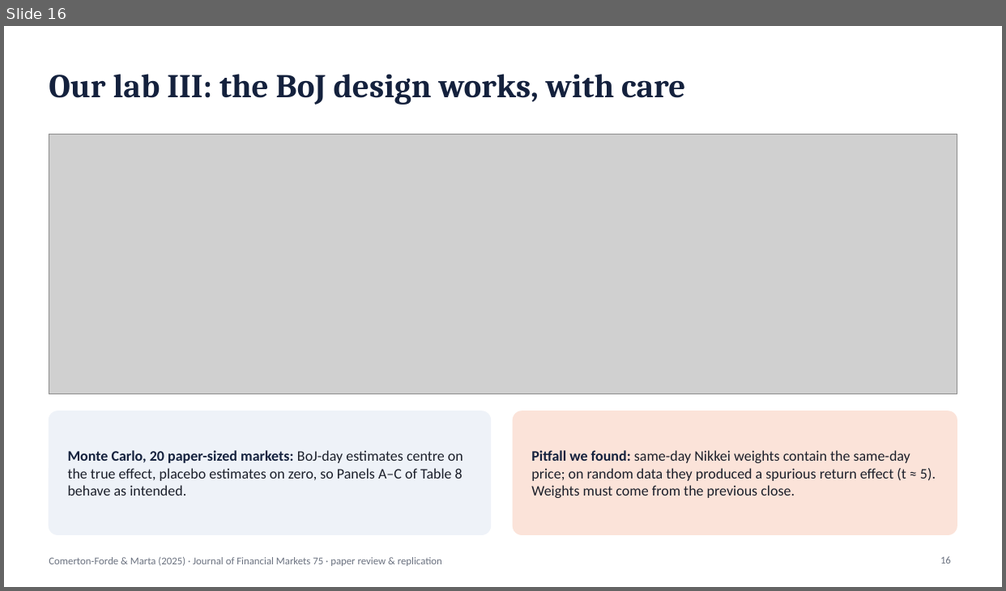
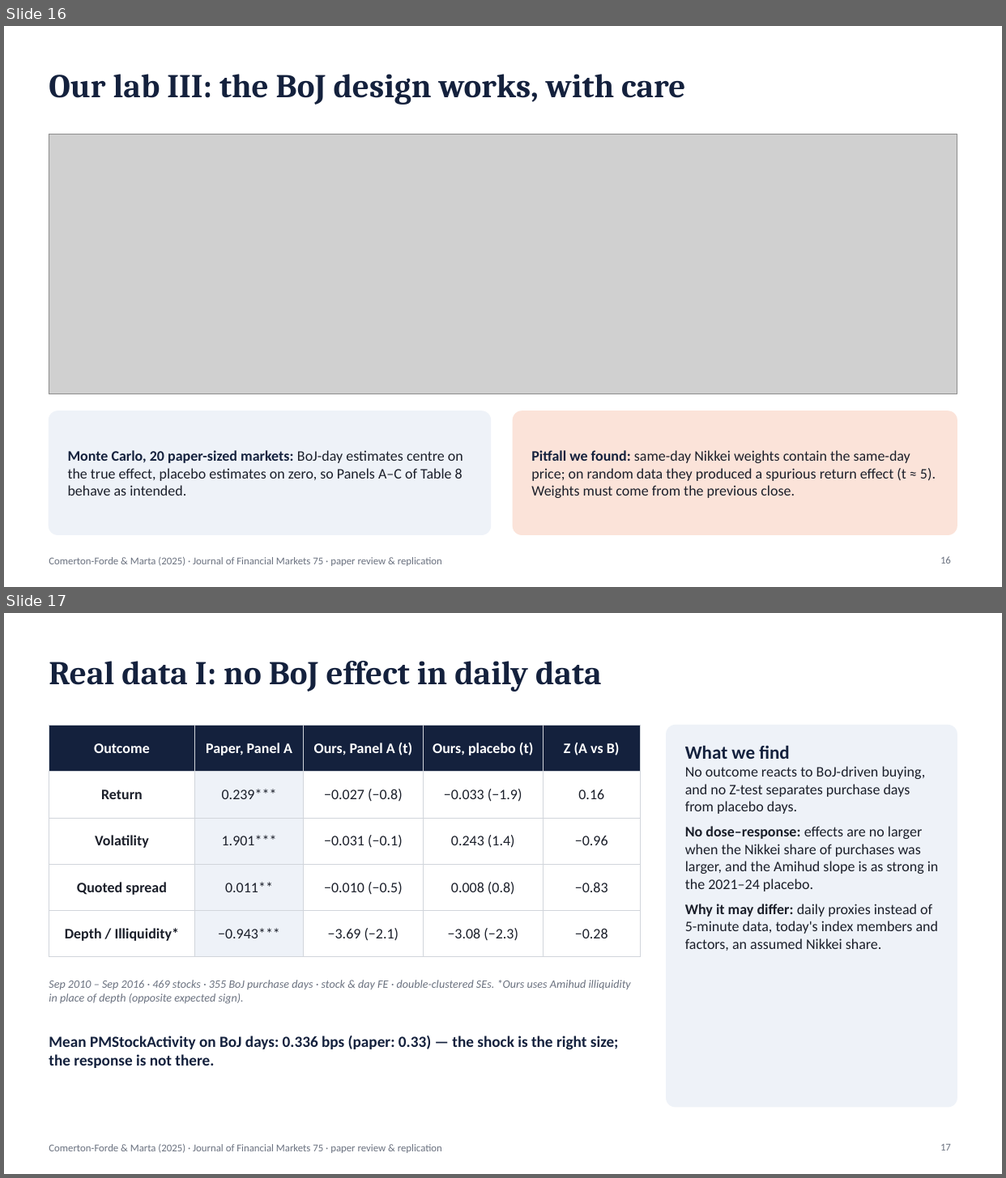
Before and after one commit to Mnntn/Finances, a slide deck: ETF_effects_The_role_of_primary_versus_secondary_market_activities/etf_effects_presentation.pptx. Shown one above the other, each under a label of ours: slide 16 before the commit, slides 16 and 17 after it. The pictures are 1006x591 and 1006x1178 pixels, drawn with LibreOffice and Linux fonts; fonts in the diff are those of the drawing; grey boxes stand for pictures. Boxes give left, top, right and bottom in pixels: in the first picture for what was removed or moved away, otherwise in the second. Text is boxed around its words. In the diff, an @@ line names an element or a change of style, - is before the commit and + after.

Commit message:
Update the presentation with real-data slides; ignore IDE files

```diff
--- a/ETF_effects_The_role_of_primary_versus_secondary_market_activities/etf_effects_presentation.pptx
+++ b/ETF_effects_The_role_of_primary_versus_secondary_market_activities/etf_effects_presentation.pptx
@@ slide 17 added at [4, 613, 1002, 1174], background #FFFFFF; not listed: 1 template element that a slide beside it also shows @@
@@ text added at [49, 661, 602, 692], 32 pt, text #14213D, bold @@
+Real data I: no BoJ effect in daily data
@@ table added at [49, 726, 641, 944], 5 rows, 5 columns @@
+Outcome | Paper, Panel A | Ours, Panel A (t) | Ours, placebo (t) | Z (A vs B)
+Return | 0.239*** | −0.027 (−0.8) | −0.033 (−1.9) | 0.16
+Volatility | 1.901*** | −0.031 (−0.1) | 0.243 (1.4) | −0.96
+Quoted spread | 0.011** | −0.010 (−0.5) | 0.008 (0.8) | −0.83
+Depth / Illiquidity* | −0.943*** | −3.69 (−2.1) | −3.08 (−2.3) | −0.28
@@ rounded rectangle added at [667, 726, 957, 1107], fill #EEF2F8, outline #EEF2F8 1 pt @@
@@ text added at [685, 745, 939, 951], 14 pt, text #1B1F2A @@
+What we find
+No outcome reacts to BoJ-driven buying, and no Z-test separates purchase days from placebo days.
+No dose–response: effects are no larger when the Nikkei share of purchases was larger, and the Amihud slope is as strong in the 2021–24 placebo.
+Why it may differ: daily proxies instead of 5-minute data, today's index members and factors, an assumed Nikkei share.
@@ text added at [49, 980, 631, 1004], 11 pt, text #6B7280, italic @@
+Sep 2010 – Sep 2016 · 469 stocks · 355 BoJ purchase days · stock & day FE · double-clustered SEs. *Ours uses Amihud illiquidity in place of depth (opposite expected sign).
@@ text added at [49, 1036, 619, 1068], 15 pt, text #14213D, bold @@
+Mean PMStockActivity on BoJ days: 0.336 bps (paper: 0.33) — the shock is the right size; the response is not there.
@@ page number added at [940, 1144, 951, 1151], 10 pt, text #6B7280 @@
+17
```
Also in this commit, not shown: 2 slides changed, 1 other slide added, 2 other files.
